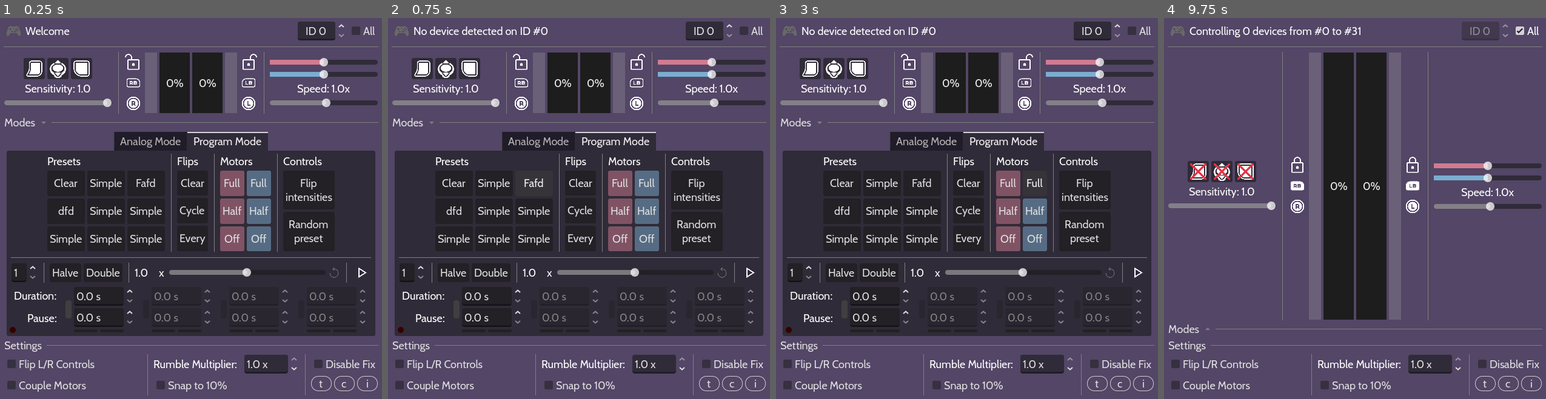
Above: before the commit, frames 1-4 (left to right).
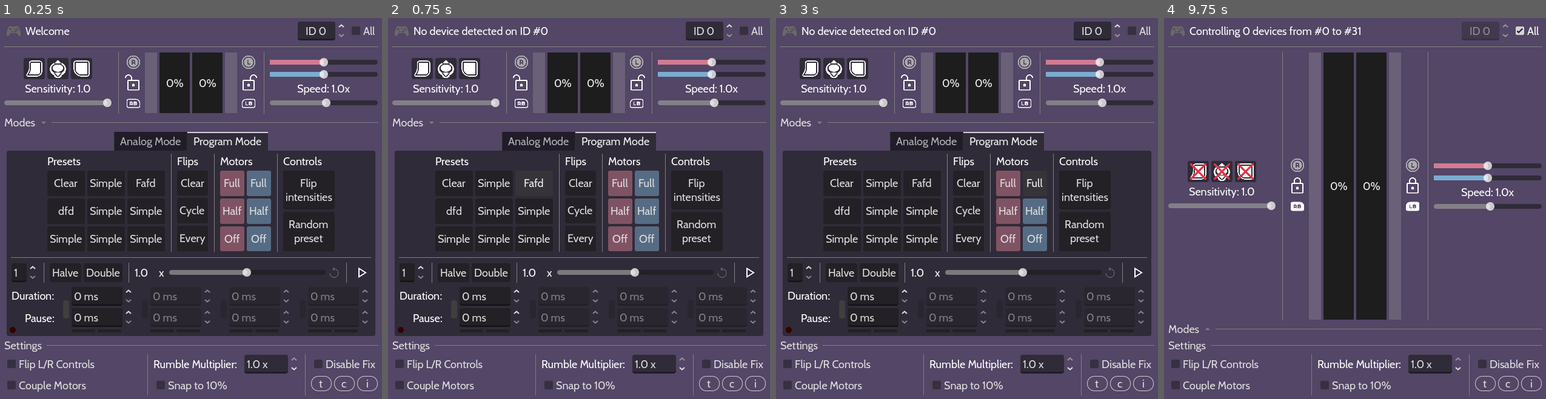
Above: after the commit, the same moments.

Repository: leosefcik/controller-rumble-tool
Game: Godot game, scene res://main.tscn
Two runs of this game, one before a commit and one after it. Both use one fixed random seed, a clock stepped at 60 frames per second and the inputs below.
Inputs (mouse positions are in pixels of both pictures, inside the frame that each line leads up to):
- Up to frame 1 (0.25 s): no input
- Up to frame 2 (0.75 s): click "Fafd" at 0.5 s
- Up to frame 3 (3 s): click "Clear" at 1.25 s; click "Every" at 2 s; click "Full" at 2.75 s
- Up to frame 4 (9.75 s): click "Half" at 3.5 s; click "Flip intensities" at 4.25 s; click "All" at 5 s; click (1198, 67) at 5.75 s; click (1221, 67) at 6.5 s; click (1244, 67) at 7.25 s; click (1297, 82) at 8 s; click (1412, 82) at 8.75 s; click (1206, 120) at 9.5 s

The runs differ from the first frame. In frame 1, 1.4% of the frame differs, in the area x 3-97%, y 9-82%; in frame 2, 1.4%; in frame 3, 1.4%; in frame 4, 0.5%.

Commit message:
spinbox fixes, milliseconds
- made spinboxes use milliseconds (its cleaner since you'll be doing sub-second values more than large ones)
- on every spinbox change, check whether spinbox value is >10000, if yes, remove the "ms" suffix because of size restrictions

Diff:
--- a/main.tscn
+++ b/main.tscn
@@ -48,7 +48,7 @@
 bg_color = Color(0.66, 0.66, 0.66, 0.27058825)
 
 [sub_resource type="StyleBoxFlat" id="StyleBoxFlat_lquwl"]
-bg_color = Color(0.6748146, 0.67481464, 0.6748144, 1)
+bg_color = Color(0.6745098, 0.6745098, 0.6745098, 1)
 
 [sub_resource type="StyleBoxFlat" id="StyleBoxFlat_0xm2m"]
 bg_color = Color(0.8235294, 0.48235294, 0.5686275, 1)
@@ -168,6 +168,7 @@
 rounded = true
 alignment = 1
 prefix = "ID"
+select_all_on_focus = true
 
 [node name="AllIdsBox" type="CheckBox" parent="UI/MainVBox/Title"]
 layout_mode = 2
@@ -325,6 +326,14 @@
 grow_vertical = 2
 alignment = 1
 
+[node name="StrongSideGlyph" type="TextureRect" parent="UI/MainVBox/Gauges/StrongLockButton/StrongLockIcons"]
+unique_name_in_owner = true
+modulate = Color(0.6745098, 0.6745098, 0.6745098, 1)
+layout_mode = 2
+texture = ExtResource("17_4lmeg")
+expand_mode = 4
+stretch_mode = 5
+
 [node name="StrongLock" type="TextureRect" parent="UI/MainVBox/Gauges/StrongLockButton/StrongLockIcons"]
 unique_name_in_owner = true
 layout_mode = 2
@@ -337,13 +346,6 @@
 unique_name_in_owner = true
 layout_mode = 2
 texture = ExtResource("11_w48qg")
-expand_mode = 4
-stretch_mode = 5
-
-[node name="StrongSideGlyph" type="TextureRect" parent="UI/MainVBox/Gauges/StrongLockButton/StrongLockIcons"]
-unique_name_in_owner = true
-layout_mode = 2
-texture = ExtResource("17_4lmeg")
 expand_mode = 4
 stretch_mode = 5
 
@@ -411,6 +413,14 @@
 grow_vertical = 2
 alignment = 1
 
+[node name="WeakSideGlyph" type="TextureRect" parent="UI/MainVBox/Gauges/WeakLockButton/WeakLockIcons"]
+unique_name_in_owner = true
+modulate = Color(0.6745098, 0.6745098, 0.6745098, 1)
+layout_mode = 2
+texture = ExtResource("18_0cp0l")
+expand_mode = 4
+stretch_mode = 5
+
 [node name="WeakLock" type="TextureRect" parent="UI/MainVBox/Gauges/WeakLockButton/WeakLockIcons"]
 unique_name_in_owner = true
 layout_mode = 2
@@ -422,13 +432,6 @@
 unique_name_in_owner = true
 layout_mode = 2
 texture = ExtResource("12_vivmo")
-expand_mode = 4
-stretch_mode = 5
-
-[node name="WeakSideGlyph" type="TextureRect" parent="UI/MainVBox/Gauges/WeakLockButton/WeakLockIcons"]
-unique_name_in_owner = true
-layout_mode = 2
-texture = ExtResource("18_0cp0l")
 expand_mode = 4
 stretch_mode = 5
 
@@ -710,7 +713,7 @@
 size_flags_vertical = 3
 text = "Simple"
 
-[node name="Button3" type="Button" parent="UI/MainVBox/ModeTabs/Program Mode/VBoxContainer/PresetPlaza/Presets/GridContainer"]
+[node name="P" type="Button" parent="UI/MainVBox/ModeTabs/Program Mode/VBoxContainer/PresetPlaza/Presets/GridContainer"]
 layout_mode = 2
 size_flags_vertical = 3
 text = "Fafd"
@@ -873,10 +876,12 @@
 tooltip_text = "The amount of active \"beats\" in the current program.
 Each active beat will play in a sequence, and is composed
 of a (rumble) duration and a pause duration"
+focus_behavior_recursive = 2
 min_value = 1.0
 max_value = 4.0
 value = 1.0
 rounded = true
+select_all_on_focus = true
 
 [node name="VSeparator2" type="VSeparator" parent="UI/MainVBox/ModeTabs/Program Mode/VBoxContainer/ProgrammerControls"]
 layout_mode = 2
@@ -1001,22 +1006,20 @@
 layout_mode = 2
 
 [node name="Duration" type="SpinBox" parent="UI/MainVBox/ModeTabs/Program Mode/VBoxContainer/PatternMaker/Row1"]
-custom_minimum_size = Vector2(100, 0)
+custom_minimum_size = Vector2(102, 0)
 layout_mode = 2
 tooltip_text = "The duration of rumble for this beat"
-max_value = 999.99
-step = 0.001
-suffix = "s"
-custom_arrow_step = 0.125
+max_value = 900000.0
+suffix = "ms"
+custom_arrow_step = 50.0
 
 [node name="Pause" type="SpinBox" parent="UI/MainVBox/ModeTabs/Program Mode/VBoxContainer/PatternMaker/Row1"]
-custom_minimum_size = Vector2(100, 0)
+custom_minimum_size = Vector2(102, 0)
 layout_mode = 2
 tooltip_text = "The length of the pause of this beat"
-max_value = 999.99
-step = 0.001
-suffix = "s"
-custom_arrow_step = 0.125
+max_value = 900000.0
+suffix = "ms"
+custom_arrow_step = 50.0
 
 [node name="Indicator" type="Panel" parent="UI/MainVBox/ModeTabs/Program Mode/VBoxContainer/PatternMaker/Row1"]
 visible = false
@@ -1065,22 +1068,20 @@
 layout_mode = 2
 
 [node name="Duration" type="SpinBox" parent="UI/MainVBox/ModeTabs/Program Mode/VBoxContainer/PatternMaker/Row2"]
-custom_minimum_size = Vector2(100, 0)
+custom_minimum_size = Vector2(102, 0)
 layout_mode = 2
 tooltip_text = "The duration of rumble for this beat"
-max_value = 999.99
-step = 0.001
-suffix = "s"
-custom_arrow_step = 0.125
+max_value = 900000.0
+suffix = "ms"
+custom_arrow_step = 50.0
 
 [node name="Pause" type="SpinBox" parent="UI/MainVBox/ModeTabs/Program Mode/VBoxContainer/PatternMaker/Row2"]
-custom_minimum_size = Vector2(100, 0)
+custom_minimum_size = Vector2(102, 0)
 layout_mode = 2
 tooltip_text = "The length of the pause of this beat"
-max_value = 999.99
-step = 0.001
-suffix = "s"
-custom_arrow_step = 0.125
+max_value = 900000.0
+suffix = "ms"
+custom_arrow_step = 50.0
 
 [node name="Indicator" type="Panel" parent="UI/MainVBox/ModeTabs/Program Mode/VBoxContainer/PatternMaker/Row2"]
 visible = false
@@ -1129,22 +1130,20 @@
 layout_mode = 2
 
 [node name="Duration" type="SpinBox" parent="UI/MainVBox/ModeTabs/Program Mode/VBoxContainer/PatternMaker/Row3"]
-custom_minimum_size = Vector2(100, 0)
+custom_minimum_size = Vector2(102, 0)
 layout_mode = 2
 tooltip_text = "The duration of rumble for this beat"
-max_value = 999.99
-step = 0.001
-suffix = "s"
-custom_arrow_step = 0.125
+max_value = 900000.0
+suffix = "ms"
+custom_arrow_step = 50.0
 
 [node name="Pause" type="SpinBox" parent="UI/MainVBox/ModeTabs/Program Mode/VBoxContainer/PatternMaker/Row3"]
-custom_minimum_size = Vector2(100, 0)
+custom_minimum_size = Vector2(102, 0)
 layout_mode = 2
 tooltip_text = "The length of the pause of this beat"
-max_value = 999.99
-step = 0.001
-suffix = "s"
-custom_arrow_step = 0.125
+max_value = 900000.0
+suffix = "ms"
+custom_arrow_step = 50.0
 
 [node name="Indicator" type="Panel" parent="UI/MainVBox/ModeTabs/Program Mode/VBoxContainer/PatternMaker/Row3"]
 visible = false
@@ -1191,22 +1190,20 @@
 layout_mode = 2
 
 [node name="Duration" type="SpinBox" parent="UI/MainVBox/ModeTabs/Program Mode/VBoxContainer/PatternMaker/Row4"]
-custom_minimum_size = Vector2(100, 0)
+custom_minimum_size = Vector2(102, 0)
 layout_mode = 2
 tooltip_text = "The duration of rumble for this beat"
-max_value = 999.99
-step = 0.001
-suffix = "s"
-custom_arrow_step = 0.125
+max_value = 900000.0
+suffix = "ms"
+custom_arrow_step = 50.0
 
 [node name="Pause" type="SpinBox" parent="UI/MainVBox/ModeTabs/Program Mode/VBoxContainer/PatternMaker/Row4"]
-custom_minimum_size = Vector2(100, 0)
+custom_minimum_size = Vector2(102, 0)
 layout_mode = 2
 tooltip_text = "The length of the pause of this beat"
-max_value = 999.99
-step = 0.001
-suffix = "s"
-custom_arrow_step = 0.125
+max_value = 900000.0
+suffix = "ms"
+custom_arrow_step = 50.0
 
 [node name="Indicator" type="Panel" parent="UI/MainVBox/ModeTabs/Program Mode/VBoxContainer/PatternMaker/Row4"]
 visible = false
@@ -1357,6 +1354,7 @@
 step = 0.001
 value = 1.0
 suffix = "x"
+select_all_on_focus = true
 
 [node name="SnapControls" type="CheckBox" parent="UI/MainVBox/SettingsBox/HBoxContainer3/VBoxContainer2"]
 layout_mode = 2
--- a/project.godot
+++ b/project.godot
@@ -122,6 +122,12 @@
 , Object(InputEventJoypadButton,"resource_local_to_scene":false,"resource_name":"","device":-1,"button_index":2,"pressure":0.0,"pressed":true,"script":null)
 ]
 }
+pick_random={
+"deadzone": 0.2,
+"events": [Object(InputEventJoypadButton,"resource_local_to_scene":false,"resource_name":"","device":-1,"button_index":14,"pressure":0.0,"pressed":true,"script":null)
+, Object(InputEventJoypadButton,"resource_local_to_scene":false,"resource_name":"","device":-1,"button_index":2,"pressure":0.0,"pressed":true,"script":null)
+]
+}
 
 [rendering]
 
--- a/script/program_mode.gd
+++ b/script/program_mode.gd
@@ -62,7 +62,7 @@
 	_process_controls(delta)
 
 	if playing:
-		time_elapsed += delta*timescale
+		time_elapsed += delta*timescale*1000 # second to millisecond
 		_play_program()
 
 	_process_rumble()
@@ -309,10 +309,20 @@
 
 func _on_any_spinbox_value_changed(_value: float) -> void:
 	_update_stored_time_values()
+	_spinboxes_suffix_fix()
 
 func _on_any_flip_value_changed(_toggled: float) -> void:
 	_update_stored_flip_values()
 
+
+# a function to fix the value being clipped when it's too big
+func _spinboxes_suffix_fix() -> void:
+	for i in PATTERN_NODES:
+		for j in ["Duration", "Pause"]:
+			if i[j].value >= 10000:
+				i[j].suffix = ""
+			else:
+				i[j].suffix = "ms"
 
 """
 func _on_simple_tact_toggle_pressed() -> void:
